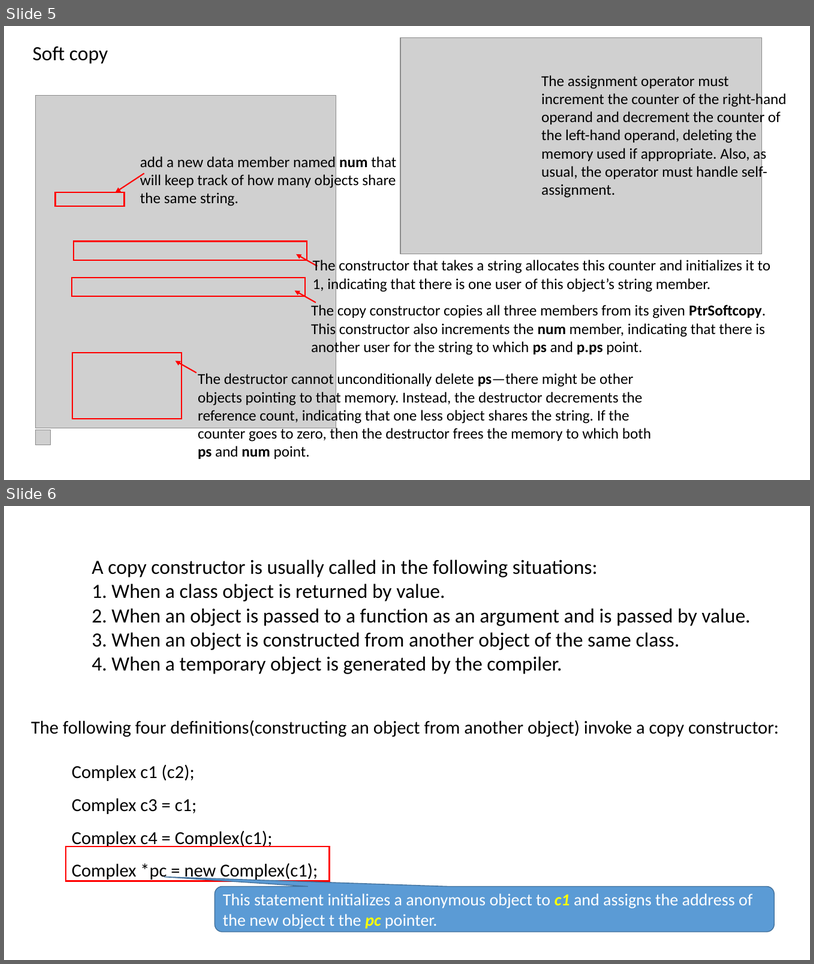
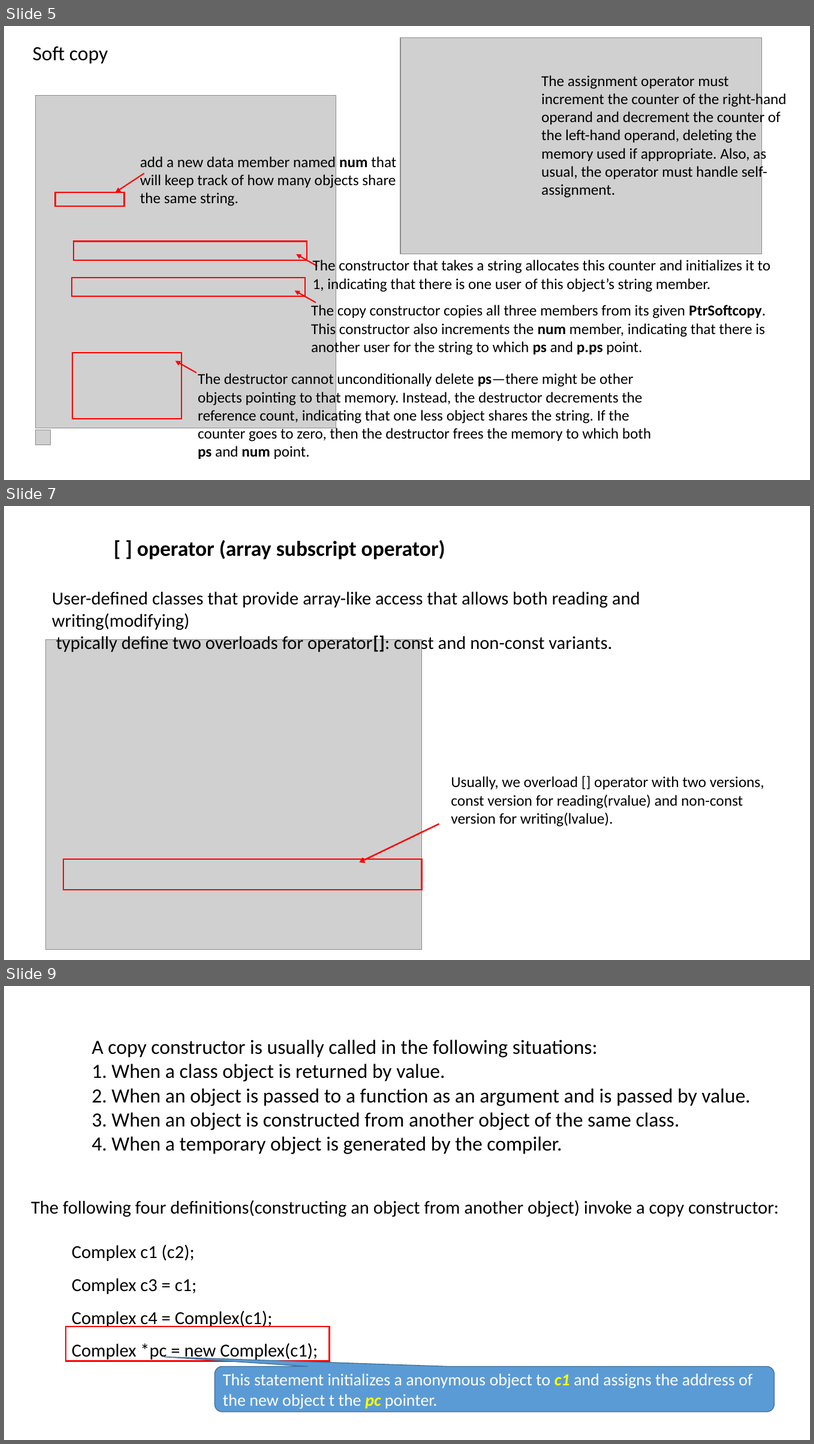
Before and after one commit to ShiqiYu/CPP, a slide deck: week11/Lab11.pptx. Shown one above the other, each under a label of ours: slides 5 and 6 before the commit, slides 5, 7 and 9 after it; the slides between them are not shown. The pictures are 814x964 and 814x1444 pixels, drawn with LibreOffice and Linux fonts; fonts in the diff are those of the drawing; grey boxes stand for pictures; background and template pictures are left out. Boxes give left, top, right and bottom in pixels: in the first picture for what was removed or moved away, otherwise in the second. Text is boxed around its words. In the diff, an @@ line names an element or a change of style, - is before the commit and + after.

```diff
--- a/week11/Lab11.pptx
+++ b/week11/Lab11.pptx
@@ slide 7 added at <box>4,506,810,960</box>, background #FFFFFF @@
@@ text added at <box>137,540,446,559</box>, 25.4 pt, text #000000, bold @@
+[ ] operator (array subscript operator)
@@ text added at <box>52,591,641,653</box>, 21.8 pt, text #000000 @@
+User-defined classes that provide array-like access that allows both reading and writing(modifying)
+typically define two overloads for operator[]: const and non-const variants.
@@ picture added at <box>46,640,422,949</box> @@
@@ text added at <box>451,776,765,826</box>, 18.1 pt, text #000000 @@
+Usually, we overload [] operator with two versions,
+const version for reading(rvalue) and non-const version for writing(lvalue).
@@ arrow added from (440, 823) to (360, 862), #FF0000 1.75 pt @@
@@ rectangle added at <box>64,859,422,889</box>, outline #FF0000 1.5 pt @@
@@ what was slide 6 is now slide 9 @@
```
Also in this commit, not shown: 1 slide changed, 2 other slides added, 1 other file.
